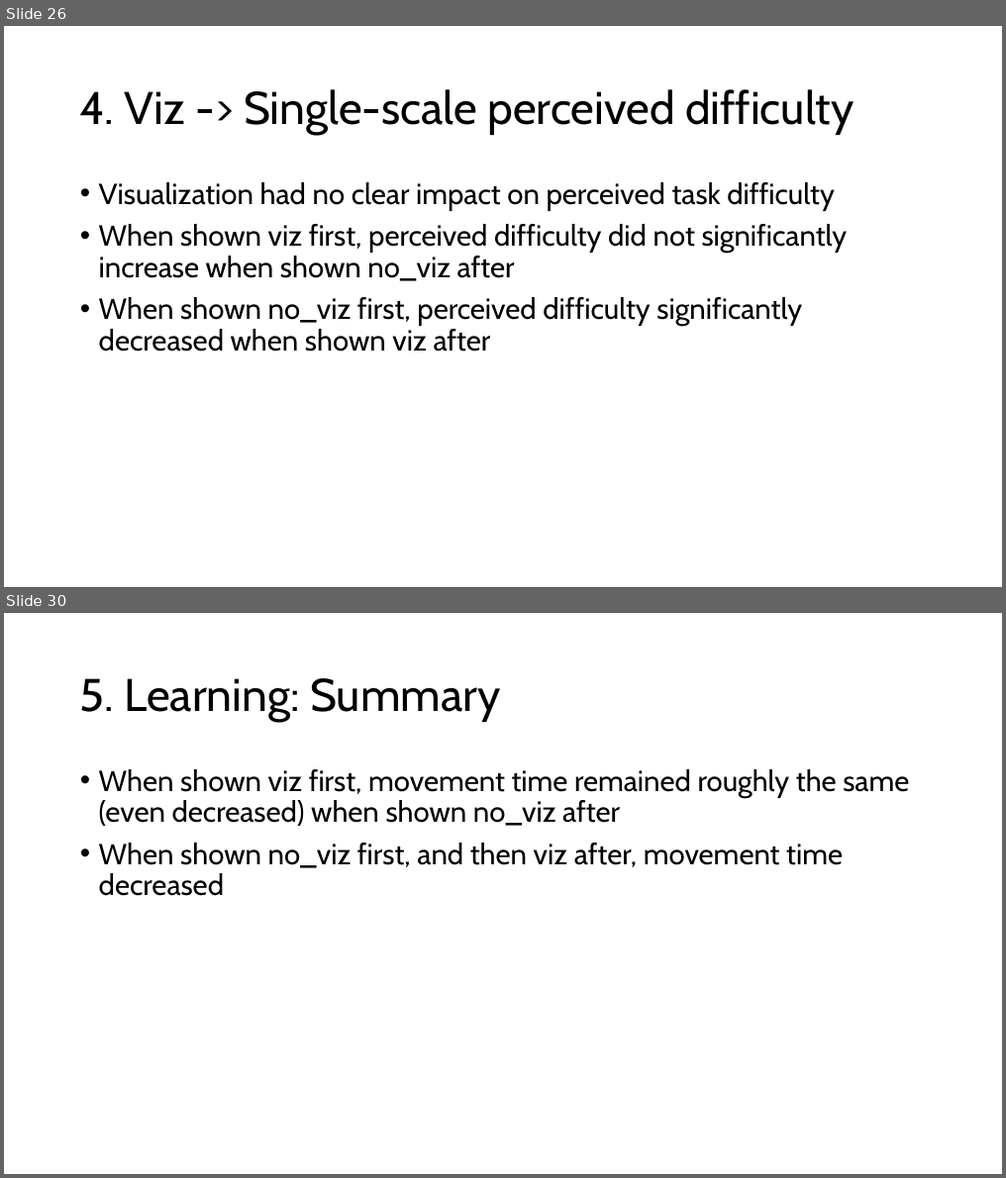
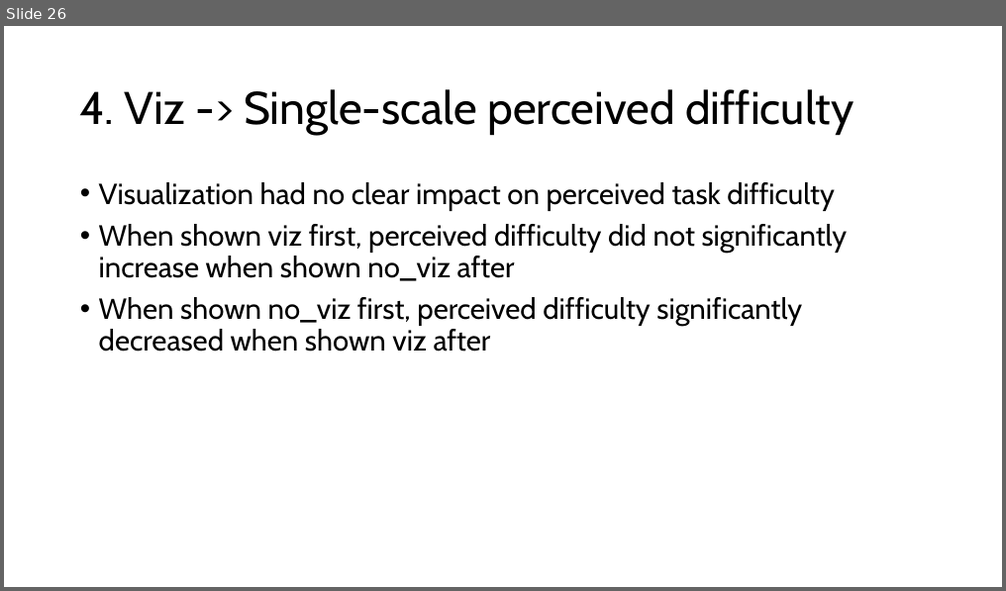
Before and after one commit to mpan31415/robot-x-ar, a slide deck: study2/study2_results_summary.pptx. Shown one above the other, each under a label of ours: slides 26 and 30 before the commit, slide 26 after it; the slides between them are not shown. The pictures are 1006x1178 and 1006x591 pixels, drawn with LibreOffice and Linux fonts; fonts in the diff are those of the drawing. Boxes give left, top, right and bottom in pixels: in the first picture for what was removed or moved away, otherwise in the second. Text is boxed around its words. In the diff, an @@ line names an element or a change of style, - is before the commit and + after.

```diff
--- a/study2/study2_results_summary.pptx
+++ b/study2/study2_results_summary.pptx
@@ slide 30 removed at bbox=[4, 613, 1002, 1174], background #FFFFFF @@
@@ title removed at bbox=[80, 678, 500, 722] @@
-5. Learning: Summary
@@ text removed at bbox=[99, 769, 909, 896] @@
-• When shown viz first, movement time remained roughly the same (even decreased) when shown no_viz after
-• When shown no_viz first, and then viz after, movement time decreased
```
Also in this commit, not shown: 3 slides changed, 13 other files.
